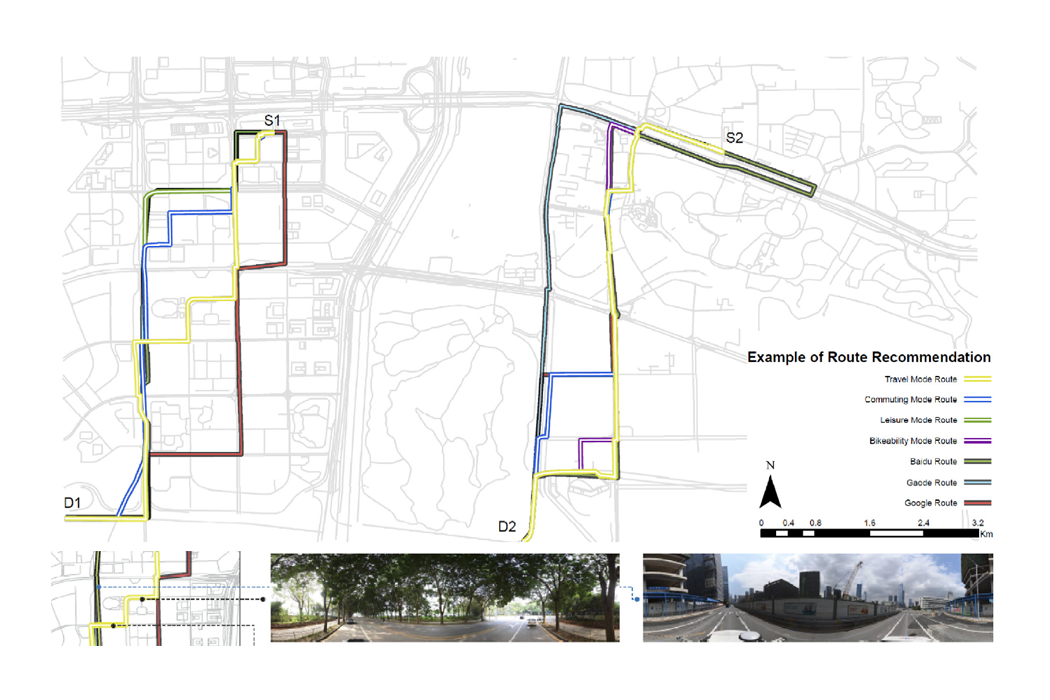
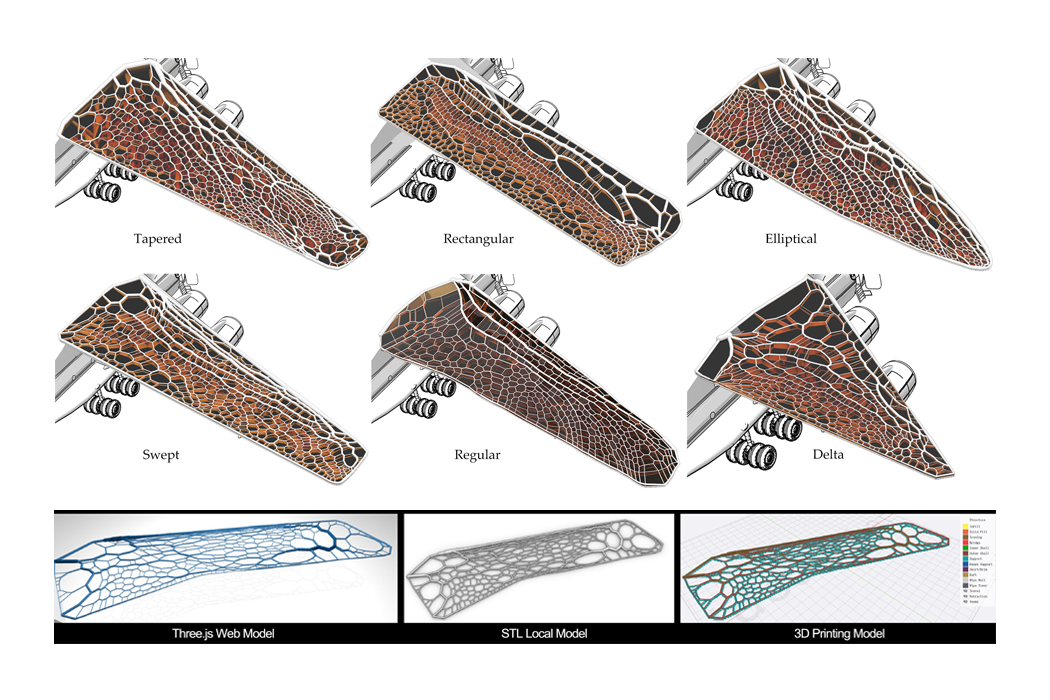
Comparing the layer stacks of the two 1050px x 700px images. Changes:
moved "图层 1" above "图层 3", painted on it over [54, 56, 996, 547]
renamed "图层 2" to "图层 3", painted on it over [51, 510, 996, 646]
